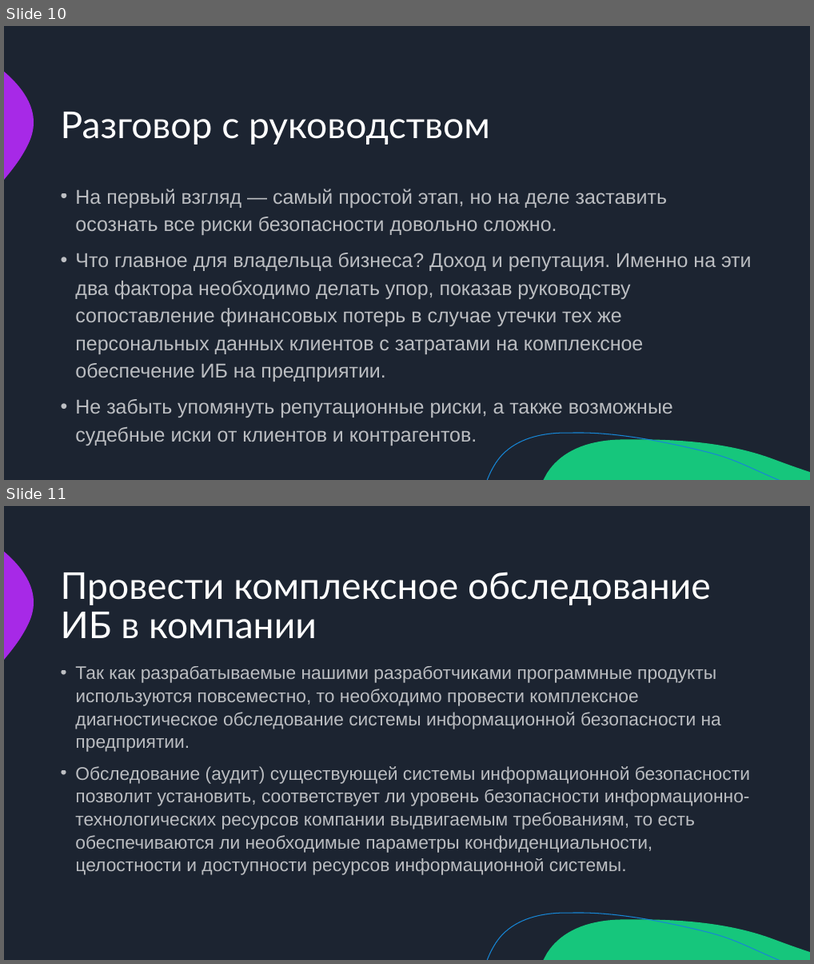
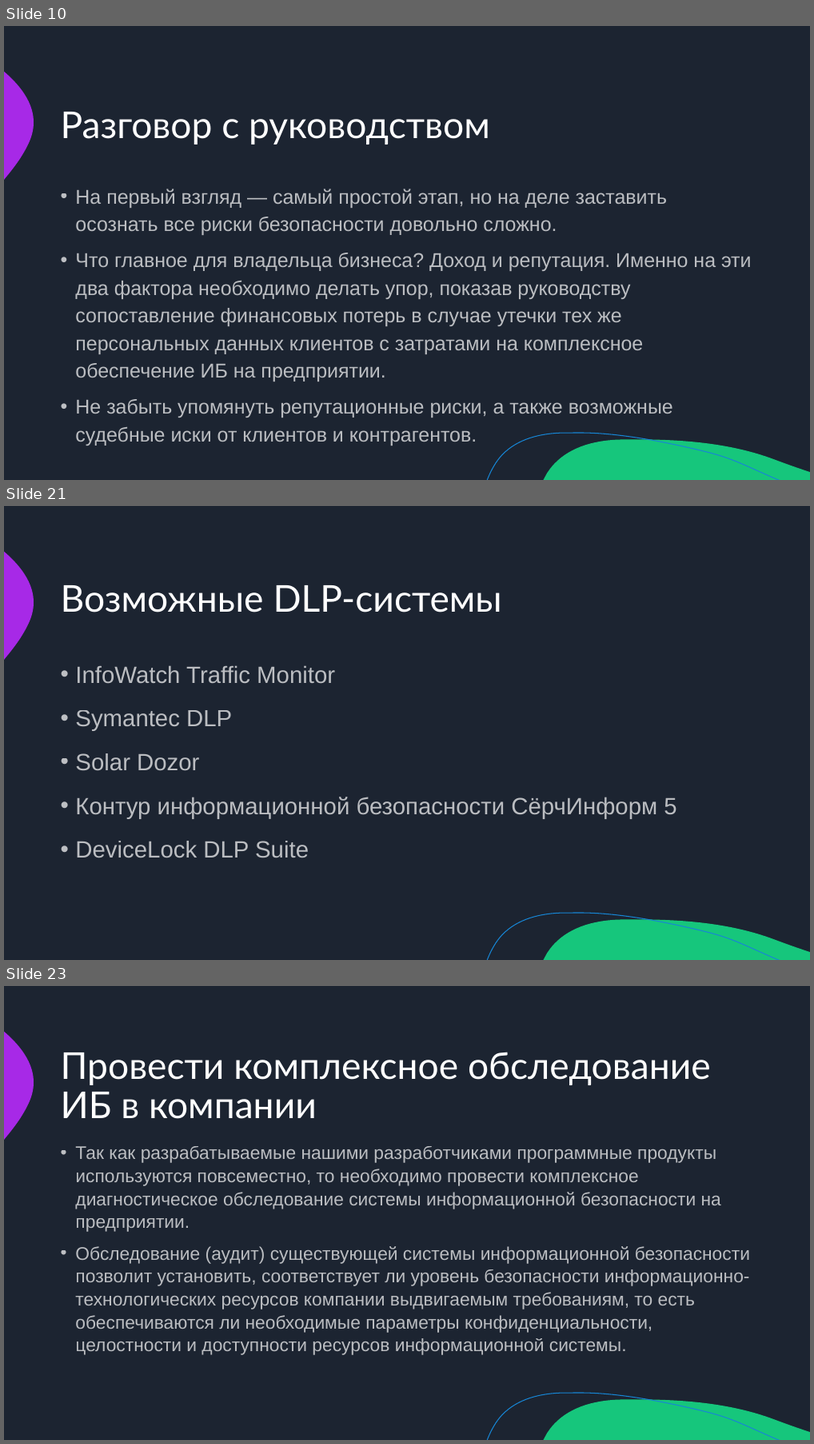
Before and after one commit to misterHush/pd, a slide deck: src/Овсянников_Презентация.pptx. Shown one above the other, each under a label of ours: slides 10 and 11 before the commit, slides 10, 21 and 23 after it; the slides between them are not shown. The pictures are 814x964 and 814x1444 pixels, drawn with LibreOffice and Linux fonts; fonts in the diff are those of the drawing. Boxes give left, top, right and bottom in pixels: in the first picture for what was removed or moved away, otherwise in the second. Text is boxed around its words. In the diff, an @@ line names an element or a change of style, - is before the commit and + after.

```diff
--- a/src/Овсянников_Презентация.pptx
+++ b/src/Овсянников_Презентация.pptx
@@ slide 21 added at bbox=[4, 506, 810, 960], background #1C2431; not listed: 3 template elements that a slide beside it also shows @@
@@ title added at bbox=[61, 585, 502, 612], 44 pt, text #FFFFFF @@
+Возможные DLP-системы
@@ text added at bbox=[75, 665, 677, 858], 28 pt, text #FFFFFF at 70% opacity @@
+• InfoWatch Traffic Monitor
+• Symantec DLP
+• Solar Dozor
+• Контур информационной безопасности СёрчИнформ 5
+• DeviceLock DLP Suite
@@ what was slide 11 is now slide 23 @@
```
Also in this commit, not shown: 4 slides changed, 11 other slides added.
